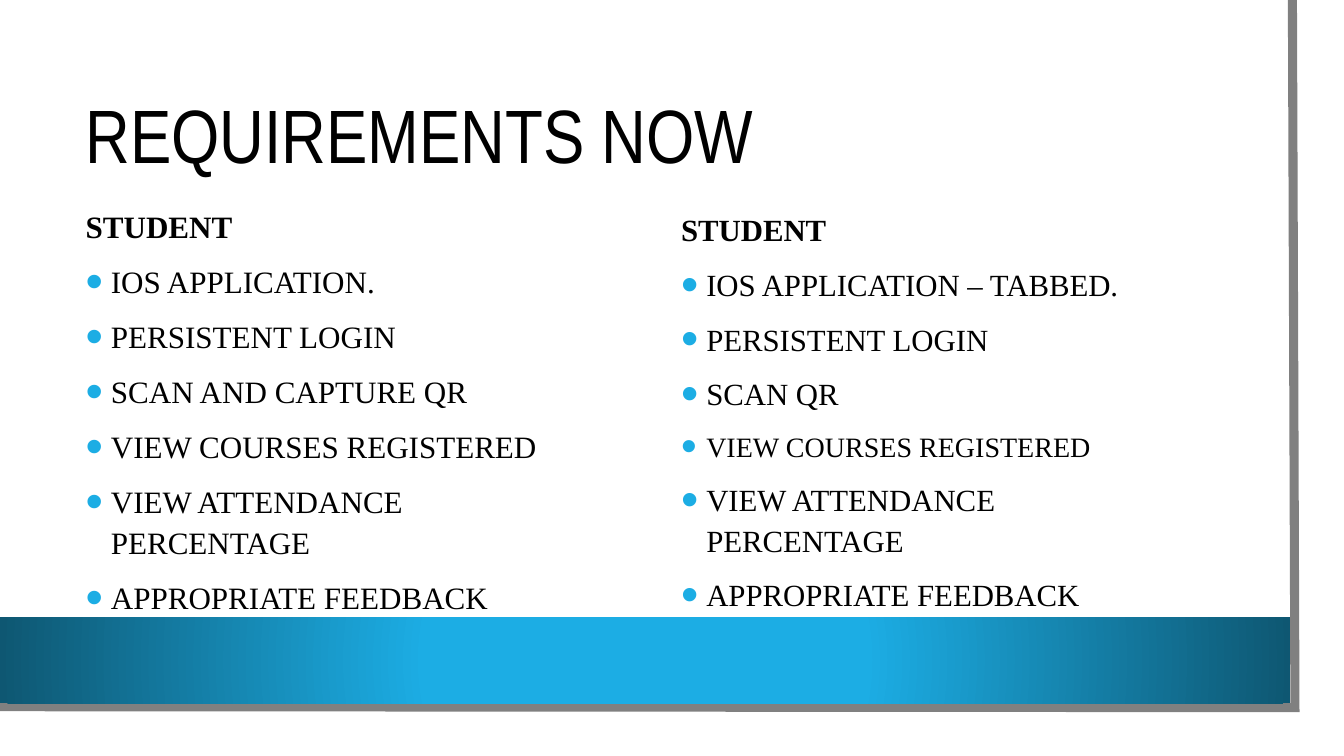
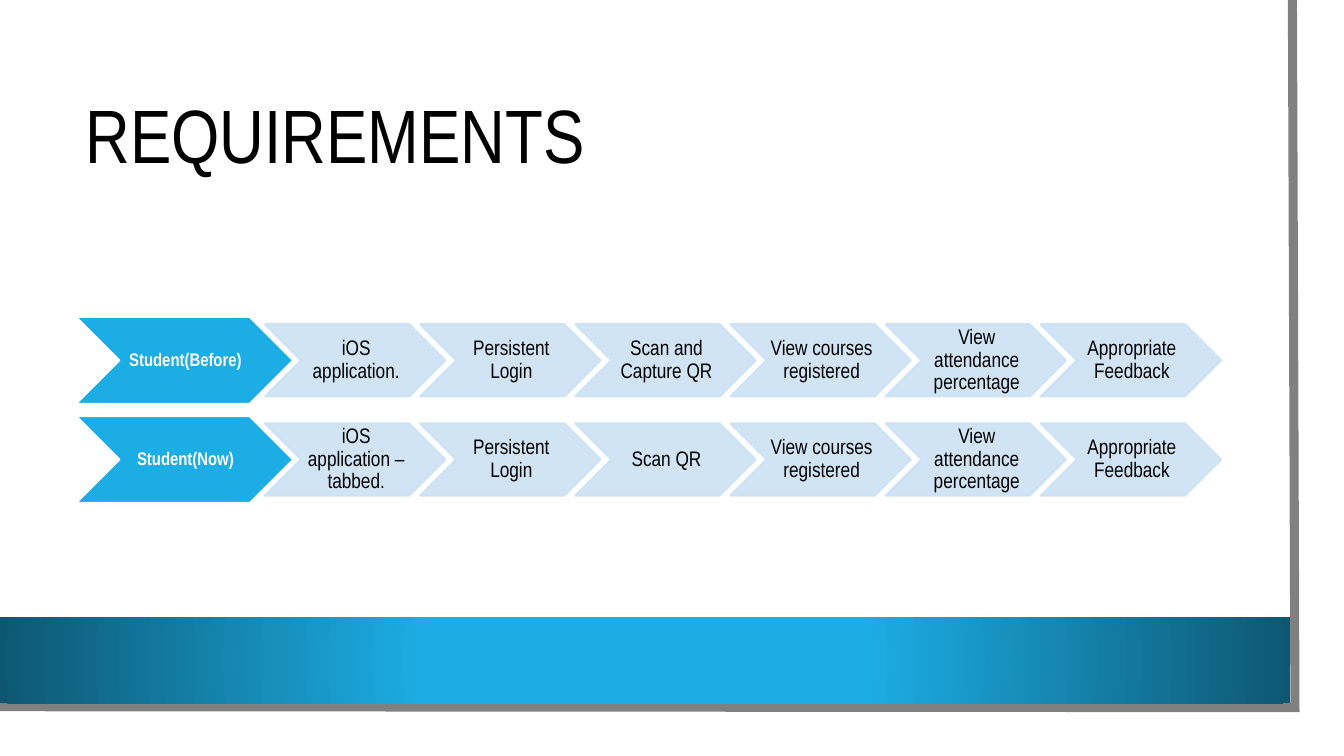
Before and after one commit to VamsiDevalla/Student-Attendance-Tracking, a slide deck: slide 6 of final ppt.pptx. Drawn at 1344x756 pixels with LibreOffice and Linux fonts; fonts in the diff are those of the drawing; background and template pictures are left out. Boxes give left, top, right and bottom in pixels: in the first picture for what was removed or moved away, otherwise in the second. Text is boxed around its words. In the diff, an @@ line names an element or a change of style, - is before the commit and + after.

```diff
--- a/final ppt.pptx
+++ b/final ppt.pptx
@@ title at [86, 110, 585, 178]: text changed @@
-REQUIREMENTS NOW
+REQUIREMENTS
@@ text removed at [86, 217, 537, 610] @@
-STUDENT
-• IOS APPLICATION.
-• PERSISTENT LOGIN
-• SCAN AND CAPTURE QR
-• VIEW COURSES REGISTERED
-• VIEW ATTENDANCE PERCENTAGE
-• APPROPRIATE FEEDBACK
@@ text removed at [681, 220, 1118, 553] @@
-STUDENT
-• IOS APPLICATION – TABBED.
-• PERSISTENT LOGIN
-• SCAN QR
-• VIEW COURSES REGISTERED
-• VIEW ATTENDANCE PERCENTAGE
-• APPROPRIATE FEEDBACK
@@ group added at [76, 317, 1222, 503]: 14 chevrons, 14 texts @@
+Student(Before)
+iOS application.
+Persistent Login
+Scan and Capture QR
+View courses registered
+View attendance percentage
+Appropriate Feedback
+Student(Now)
+iOS application – tabbed.
+Persistent Login
+Scan QR
+View courses registered
+View attendance percentage
+Appropriate Feedback
```
Also in this commit, not shown: 1 other slide changed.
